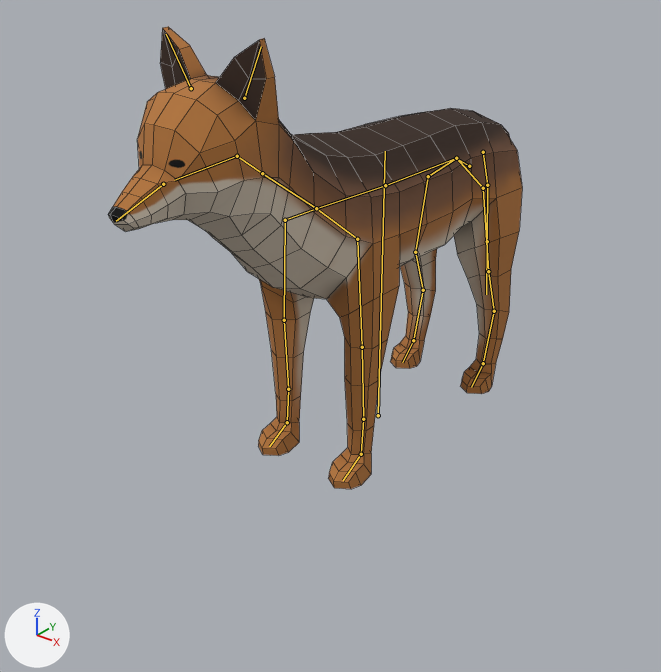
Renders of the FBX model Assets/Art/3D/Coyote/Coyotye_Animated.fbx from each side of a commit.
Rendered twice from a 50 mm camera at (3.39, -4.8, 3.5) aimed at (-0.12, -0.42, 0.78). The axes (+X, +Y, +Z) are drawn at lower left. The lights are the same throughout. The picture after the commit comes second. The bones that change, and the others that lie on the model, are drawn over the model as lines. Mesh edges are drawn as thin lines.

The first picture shows 'Coyote'.
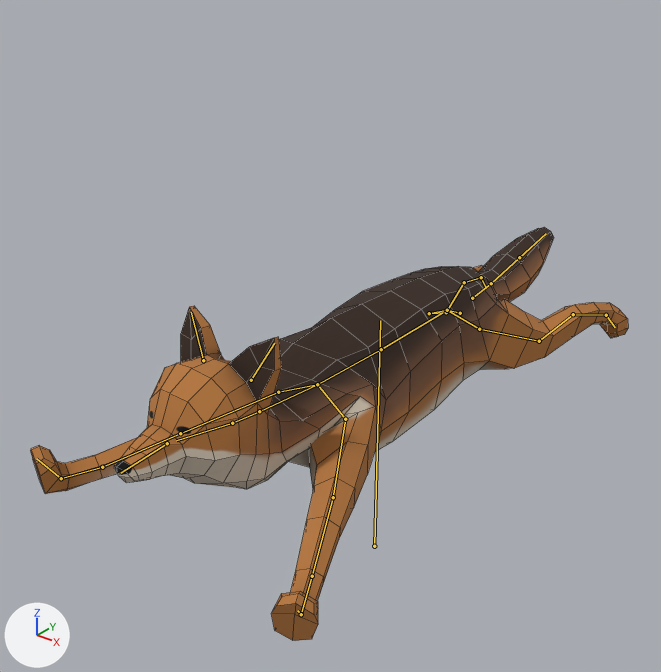
The newer file adds an action. The first version stands in its rest pose; the second is drawn at frame 1 of the action 'Armature|Coyotye_Slide'.

What changed in the scene script:
```text
Change bone_origin:
    where bone_origin = bpy.data.objects['Armature'].pose.bones['Origin']
    bone_origin.location: (0.0, 0.0, 0.0) -> (0.0, -1.209, 0.0)
Change bone_neck:
    where bone_neck = bpy.data.objects['Armature'].pose.bones['Neck']  # child of 'Spine.001'
    bone_neck.rotation_quaternion: (1.0, 0.0, 0.0, 0.0) -> (0.968, 0.251, 0.0, 0.0)  # degrees (0, 0, 0) -> degrees (29, 0, 0)
Change bone_head:
    where bone_head = bpy.data.objects['Armature'].pose.bones['Head']  # child of 'Neck.001'
    bone_head.rotation_quaternion: (1.0, 0.0, 0.0, 0.0) -> (0.924, -0.383, 0.0, 0.0)  # degrees (0, 0, 0) -> degrees (-45, 0, 0)
Change bone_frontleg_001_r:
    where bone_frontleg_001_r = bpy.data.objects['Armature'].pose.bones['FrontLeg.001.R']  # child of 'Spine.001'
    bone_frontleg_001_r.rotation_quaternion: (1.0, 0.0, 0.0, 0.0) -> (0.927, -0.169, 0.334, -0.016)  # degrees (0, 0, 0) -> degrees (-24, 38, -10)
Change bone_frontleg_002_r:
    where bone_frontleg_002_r = bpy.data.objects['Armature'].pose.bones['FrontLeg.002.R']  # child of 'FrontLeg.001.R'
    bone_frontleg_002_r.rotation_quaternion: (1.0, 0.0, 0.0, 0.0) -> (0.934, -0.275, 0.131, 0.186)  # degrees (0, 0, 0) -> degrees (-30, 20, 17)
Change bone_frontleg_003_r:
    where bone_frontleg_003_r = bpy.data.objects['Armature'].pose.bones['FrontLeg.003.R']  # child of 'FrontLeg.002.R'
    bone_frontleg_003_r.rotation_quaternion: (1.0, 0.0, 0.0, 0.0) -> (0.998, -0.055, 0.024, -0.019)  # degrees (0, 0, 0) -> degrees (-6, 3, -2)
Change bone_frontleg_001_l:
    where bone_frontleg_001_l = bpy.data.objects['Armature'].pose.bones['FrontLeg.001.L']  # child of 'Spine.001'
    bone_frontleg_001_l.rotation_quaternion: (1.0, 0.0, 0.0, 0.0) -> (0.931, -0.164, -0.326, 0.015)  # degrees (0, 0, 0) -> degrees (-23, -37, 10)
Change bone_frontleg_002_l:
    where bone_frontleg_002_l = bpy.data.objects['Armature'].pose.bones['FrontLeg.002.L']  # child of 'FrontLeg.001.L'
    bone_frontleg_002_l.rotation_quaternion: (1.0, 0.0, 0.0, 0.0) -> (0.908, -0.324, -0.165, -0.21)  # degrees (0, 0, 0) -> degrees (-35, -26, -18)
Change bone_frontleg_003_l:
    where bone_frontleg_003_l = bpy.data.objects['Armature'].pose.bones['FrontLeg.003.L']  # child of 'FrontLeg.002.L'
    bone_frontleg_003_l.rotation_quaternion: (1.0, 0.0, 0.0, 0.0) -> (0.998, 0.045, -0.023, 0.021)  # degrees (0, 0, 0) -> degrees (5, -3, 2)
Change bone_backleg_001_r:
    where bone_backleg_001_r = bpy.data.objects['Armature'].pose.bones['BackLeg.001.R']  # child of 'Hip'
    bone_backleg_001_r.rotation_quaternion: (1.0, 0.0, 0.0, 0.0) -> (0.947, 0.196, -0.256, 0.002)  # degrees (0, 0, 0) -> degrees (25, -29, -6)
Change bone_backleg_002_r:
    where bone_backleg_002_r = bpy.data.objects['Armature'].pose.bones['BackLeg.002.R']  # child of 'BackLeg.001.R'
    bone_backleg_002_r.rotation_quaternion: (1.0, 0.0, 0.0, 0.0) -> (0.965, 0.243, -0.078, 0.056)  # degrees (0, 0, 0) -> degrees (28, -10, 4)
Change bone_backleg_003_r:
    where bone_backleg_003_r = bpy.data.objects['Armature'].pose.bones['BackLeg.003.R']  # child of 'BackLeg.002.R'
    bone_backleg_003_r.rotation_quaternion: (1.0, 0.0, 0.0, 0.0) -> (0.976, 0.218, 0.0, 0.0)  # degrees (0, 0, 0) -> degrees (25, 0, 0)
Change bone_tail:
    where bone_tail = bpy.data.objects['Armature'].pose.bones['Tail']  # child of 'Hip'
    bone_tail.rotation_quaternion: (1.0, 0.0, 0.0, 0.0) -> (0.789, 0.615, 0.0, 0.0)  # degrees (0, 0, 0) -> degrees (76, 0, 0)
Change bone_tail_001:
    where bone_tail_001 = bpy.data.objects['Armature'].pose.bones['Tail.001']  # child of 'Tail'
    bone_tail_001.rotation_quaternion: (1.0, 0.0, 0.0, 0.0) -> (0.989, 0.148, 0.0, 0.0)  # degrees (0, 0, 0) -> degrees (17, 0, 0)
Change bone_backleg_001_l:
    where bone_backleg_001_l = bpy.data.objects['Armature'].pose.bones['BackLeg.001.L']  # child of 'Hip'
    bone_backleg_001_l.rotation_quaternion: (1.0, 0.0, 0.0, 0.0) -> (0.946, 0.196, 0.257, -0.002)  # degrees (0, 0, 0) -> degrees (25, 29, 6)
Change bone_backleg_002_l:
    where bone_backleg_002_l = bpy.data.objects['Armature'].pose.bones['BackLeg.002.L']  # child of 'BackLeg.001.L'
    bone_backleg_002_l.rotation_quaternion: (1.0, 0.0, 0.0, 0.0) -> (0.952, 0.244, 0.13, -0.127)  # degrees (0, 0, 0) -> degrees (27, 18, -11)
Change bone_backleg_003_l:
    where bone_backleg_003_l = bpy.data.objects['Armature'].pose.bones['BackLeg.003.L']  # child of 'BackLeg.002.L'
    bone_backleg_003_l.rotation_quaternion: (1.0, 0.0, 0.0, 0.0) -> (0.982, 0.191, 0.0, 0.0)  # degrees (0, 0, 0) -> degrees (22, 0, 0)
```

Boxes (x1, y1, x2, y2) around the edits, measured in the pictures (661 x 672 px):
'Coyote', posed (44% wider, 10% shorter): before (108, 27, 522, 489); after (30, 227, 628, 641)
bone 'Origin', root to tip: before (378, 415) to (385, 151); after (374, 546) to (380, 320)
bone 'Neck', root to tip: before (316, 208) to (262, 173); after (317, 384) to (259, 411)
bone 'Head', root to tip: before (237, 156) to (174, 180); after (232, 423) to (176, 440)
bone 'FrontLeg.001.R', root to tip: before (316, 208) to (285, 220); after (317, 384) to (278, 392)
bone 'FrontLeg.002.R', root to tip: before (285, 220) to (284, 320); after (278, 392) to (180, 433)
bone 'FrontLeg.003.R', root to tip: before (284, 320) to (288, 389); after (180, 433) to (102, 467)
bone 'FrontLeg.001.L', root to tip: before (316, 208) to (357, 239); after (317, 384) to (345, 419)
bone 'FrontLeg.002.L', root to tip: before (357, 239) to (362, 347); after (345, 419) to (333, 497)
bone 'FrontLeg.003.L', root to tip: before (362, 347) to (363, 419); after (333, 497) to (312, 576)
bone 'BackLeg.001.R', root to tip: before (456, 158) to (428, 176); after (447, 310) to (429, 313)
bone 'BackLeg.002.R', root to tip: before (428, 176) to (415, 252); after (429, 313) to (446, 312)
bone 'BackLeg.003.R', root to tip: before (415, 252) to (423, 290); after (446, 312) to (464, 282)
bone 'Tail', root to tip: before (483, 152) to (487, 185); after (472, 298) to (491, 283)
bone 'Tail.001', root to tip: before (487, 185) to (487, 241); after (491, 283) to (519, 257)
bone 'BackLeg.001.L', root to tip: before (456, 158) to (483, 188); after (447, 310) to (479, 329)
bone 'BackLeg.002.L', root to tip: before (483, 188) to (488, 271); after (479, 329) to (539, 341)
bone 'BackLeg.003.L', root to tip: before (488, 271) to (494, 311); after (539, 341) to (573, 314)
